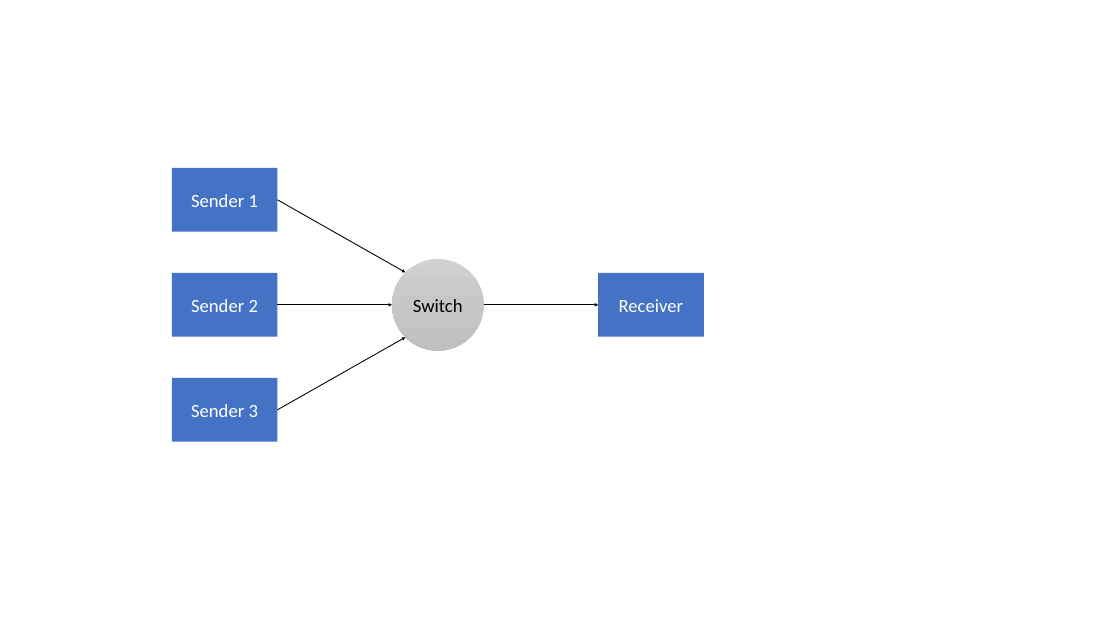
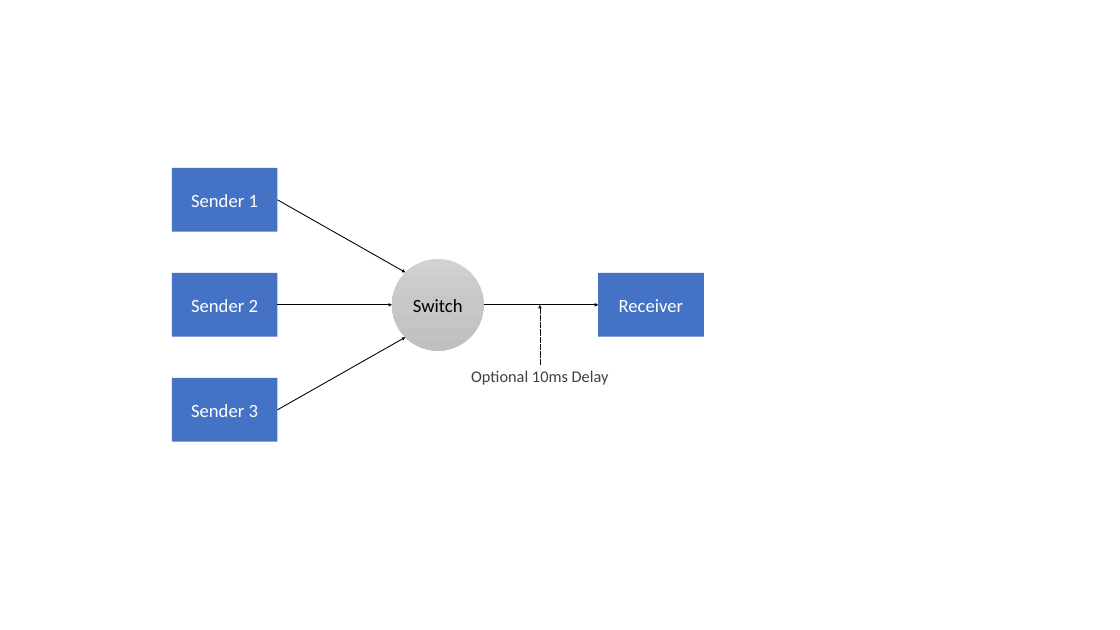
Before and after one commit to SystemsApproach/tcpcc, a slide deck: slide 3 of figures/Figure-sources.pptx. Drawn at 1120x630 pixels with LibreOffice and Linux fonts; fonts in the diff are those of the drawing. Boxes give left, top, right and bottom in pixels: in the first picture for what was removed or moved away, otherwise in the second. Text is boxed around its words. In the diff, an @@ line names an element or a change of style, - is before the commit and + after.

```diff
--- a/figures/Figure-sources.pptx
+++ b/figures/Figure-sources.pptx
@@ arrow added from (540, 365) to (540, 305), #0D0D0D 1 pt dashed @@
@@ text added at (471,370,609,385), 28 pt, text #414141 @@
+Optional 10ms Delay
```
Also in this commit, not shown: 1 other slide changed, 3 other files.
